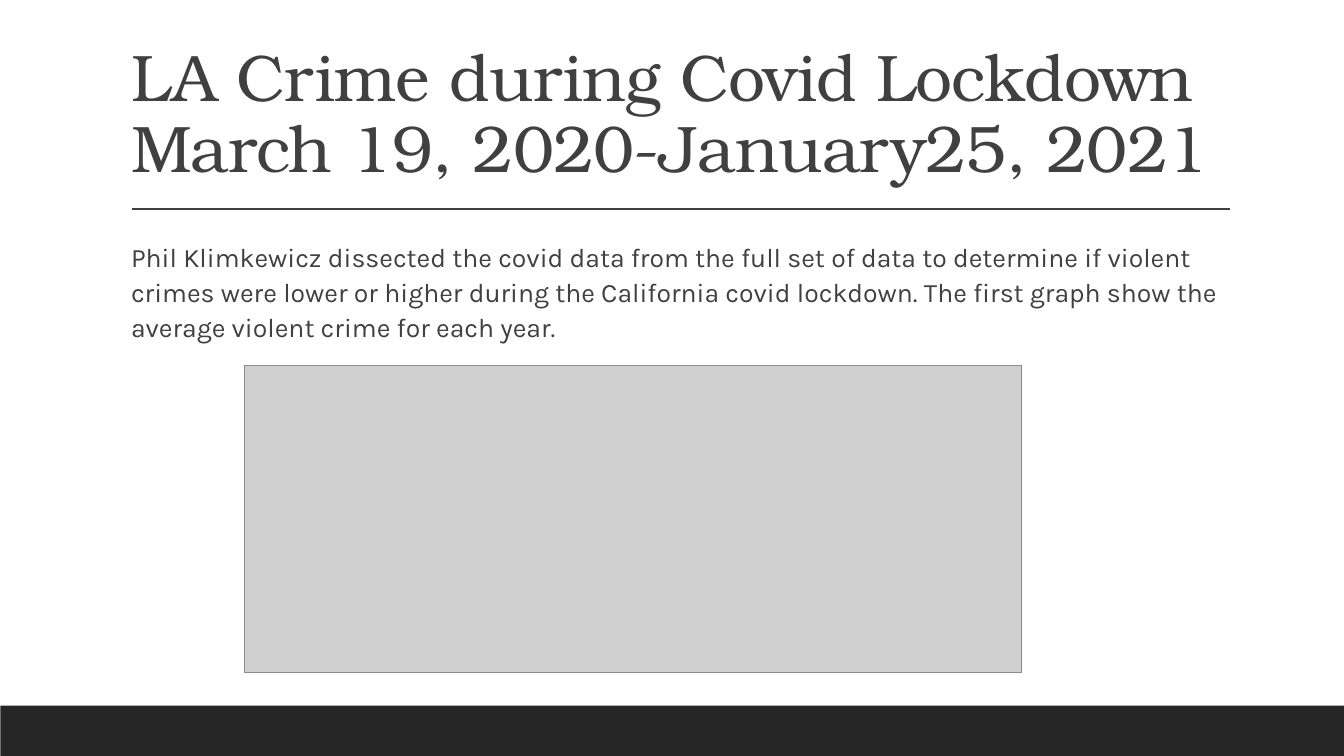
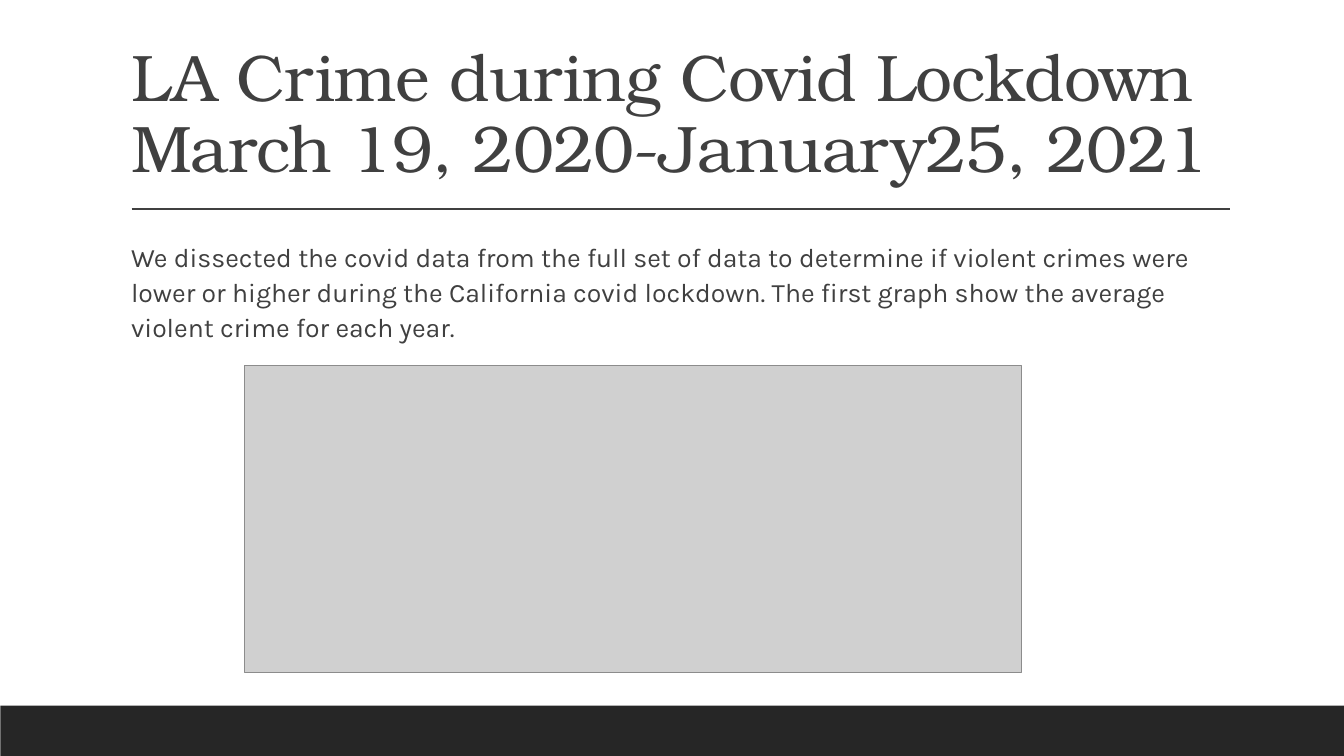
Before and after one commit to Ed-Lovera/AI-PT-Project-1, a slide deck: slide 4 of LA Crime Data Analysis 2020 - 2023.pptx (slide 3 before the commit). Drawn at 1344x756 pixels with LibreOffice and Linux fonts; fonts in the diff are those of the drawing; grey boxes stand for pictures. Boxes give left, top, right and bottom in pixels: in the first picture for what was removed or moved away, otherwise in the second. Text is boxed around its words. In the diff, an @@ line names an element or a change of style, - is before the commit and + after.

```diff
--- a/LA Crime Data Analysis 2020 - 2023.pptx
+++ b/LA Crime Data Analysis 2020 - 2023.pptx
@@ text at bbox=[131, 248, 1188, 344]: text changed @@
-  Phil Klimkewicz dissected the covid data from the full set of data to determine if violent crimes were lower or higher during the California covid lockdown. The first graph show the average violent crime for each year.
+  We dissected the covid data from the full set of data to determine if violent crimes were lower or higher during the California covid lockdown. The first graph show the average violent crime for each year.
```
Also in this commit, not shown: 1 other slide changed, 4 slides added.
